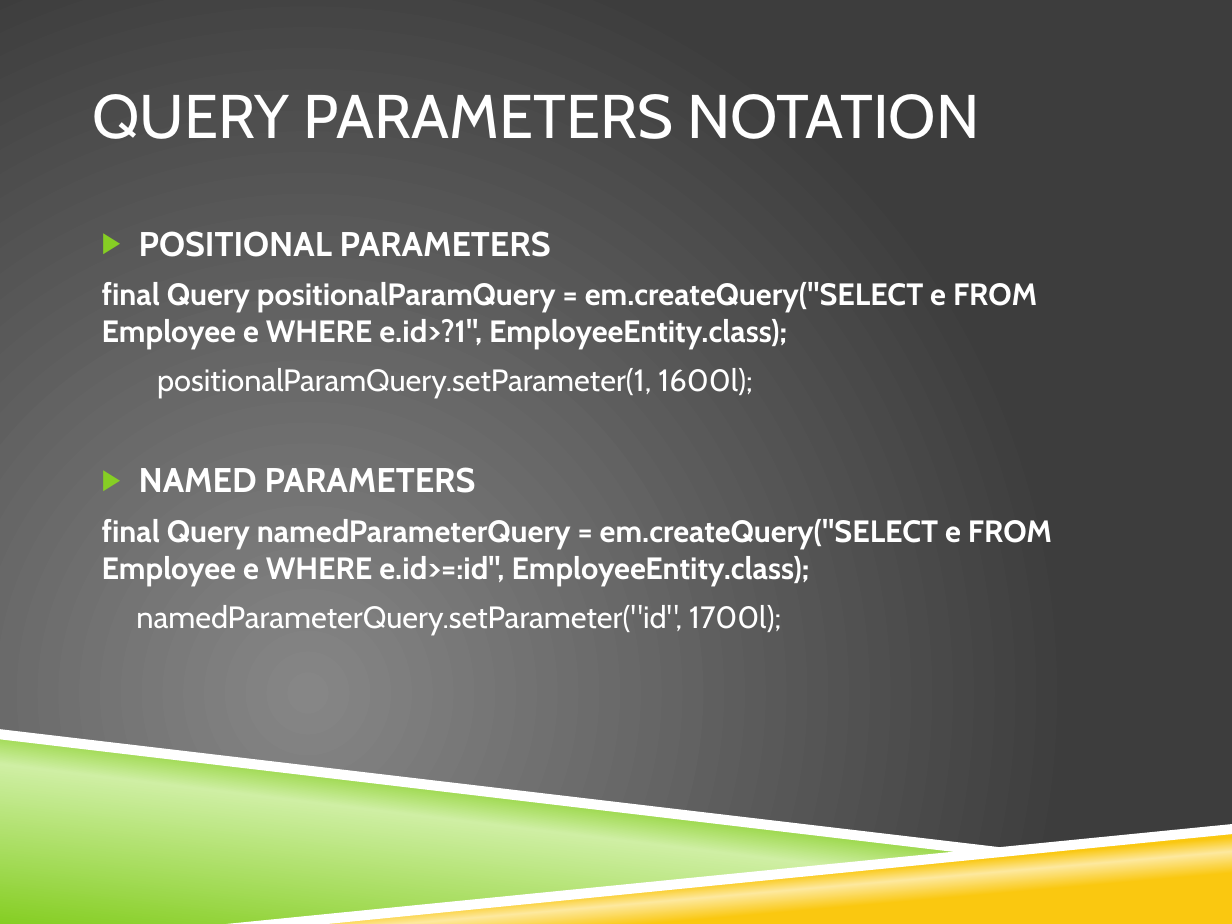
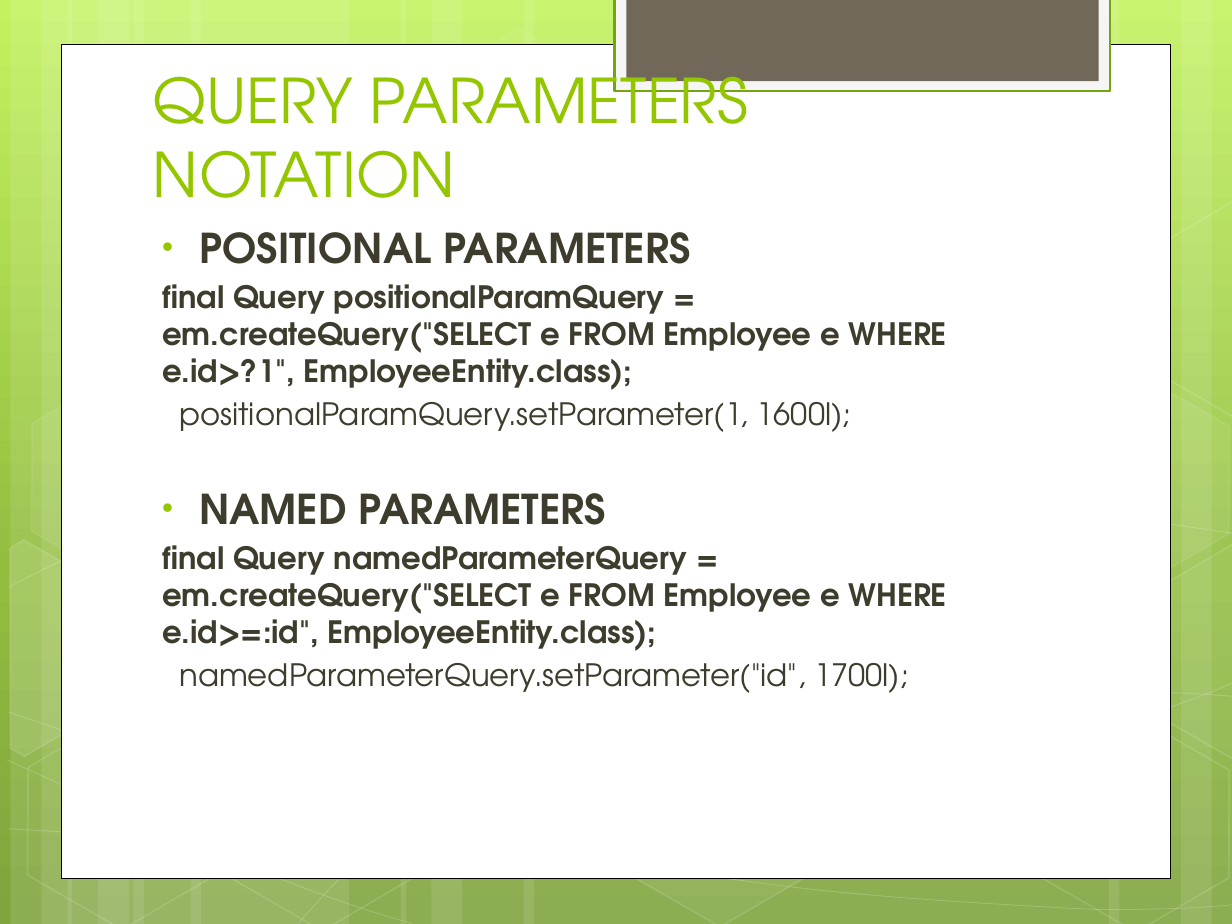
Before and after one commit to IPython-Learn/jpa-training, a slide deck: slide 11 of JPA2.1_Presentation.pptx. Drawn at 1232x924 pixels with LibreOffice and Linux fonts; fonts in the diff are those of the drawing; background and template pictures are left out. Boxes give left, top, right and bottom in pixels: in the first picture for what was removed or moved away, otherwise in the second. Text is boxed around its words. In the diff, an @@ line names an element or a change of style, - is before the commit and + after.

```diff
--- a/JPA2.1_Presentation.pptx
+++ b/JPA2.1_Presentation.pptx
@@ background picture (left out) to gradient #C3F35F to #93BF3F to #81A53E @@
@@ rectangle added at box(615, 0, 1110, 91), fill #F5F5F5, outline #74A510 1.25 pt @@
@@ rectangle added at box(626, 0, 1098, 81), fill #71685A @@
@@ rectangle added at box(62, 44, 1170, 877), fill #FFFFFF, outline #000000 0.5 pt @@
@@ title "QUERY PARAMETERS NOTATION": place and size @@
-title "QUERY PARAMETERS NOTATION" at box(92, 94, 980, 139)
+title "QUERY PARAMETERS NOTATION" at box(153, 59, 748, 198)
@@ title "QUERY PARAMETERS NOTATION" at box(153, 59, 748, 198): font Cabin to TeX Gyre Adventor, text colour #FFFFFF to #94C600; vertical alignment middle to bottom @@
@@ group added at box(0, 0, 1232, 924): 12 rectangles, 8 hexagons, 5 freeform shapes @@
@@ text "POSITIONAL PARAMETERS": place and size @@
-text "POSITIONAL PARAMETERS" at box(102, 231, 1052, 635)
+text "POSITIONAL PARAMETERS" at box(162, 232, 947, 693)
@@ text "POSITIONAL PARAMETERS" at box(162, 232, 947, 693): size 20 to 24 pt in "POSITIONAL PARAMETERS", "NAMED PARAMETERS"; font Cabin to TeX Gyre Adventor, text colour #FFFFFF to #3E3D2D; bullet ▶ to •; less space between paragraphs; bullet colour #86CE24 to #94C600 @@
@@ freeform shape: place and size @@
-freeform shape at box(0, 729, 1025, 854)
+freeform shape at box(9, 679, 1232, 838)
@@ freeform shape at box(9, 679, 1232, 838): fill #FFFFFF to none; outline none to #FFFFFF 0.5 pt @@
@@ freeform shape: place and size @@
-freeform shape at box(0, 736, 976, 924)
+freeform shape at box(9, 712, 1232, 912)
@@ freeform shape at box(9, 712, 1232, 912): fill gradient #86CE24 to #CFEFA4 to none; outline none to #FFFFFF 0.5 pt @@
@@ freeform shape: place and size @@
-freeform shape at box(244, 828, 1232, 924)
+freeform shape at box(298, 691, 1232, 923)
@@ freeform shape at box(298, 691, 1232, 923): fill gradient #FAC810 to #FDE99F to none; outline none to #FFFFFF 0.5 pt @@
@@ freeform shape removed at box(227, 824, 1232, 924) @@
```
Also in this commit, not shown: 11 other slides changed, 10 slides added, 1 slide removed, 6 other files.
